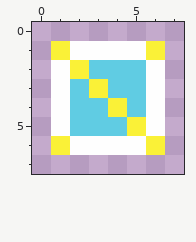
Pixel-art file: Assets/Artwork/Pieces/Status/army.aseprite. Above is the file before it was changed.
8x8 pixels, 1 frame.
Once edited:
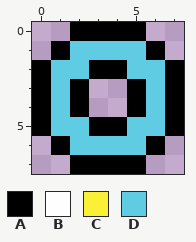
Palette (. is transparent): A #000000  B #fefefe  C #faf137  D #60cce3
Change:
Changed rows in their new state; - is an unchanged pixel.
first column x 0:
0 --AAAA--
1 -ADDDDA-
2 ADDAA-DA
3 ADA..ADA
4 ADA..ADA
5 AD-AADDA
6 -ADDDDA-
7 --AAAA--
Boxes around the changes in both pictures, in picture pixels (x1, y1, x2, y2):
changed: (32, 22, 184, 174)
